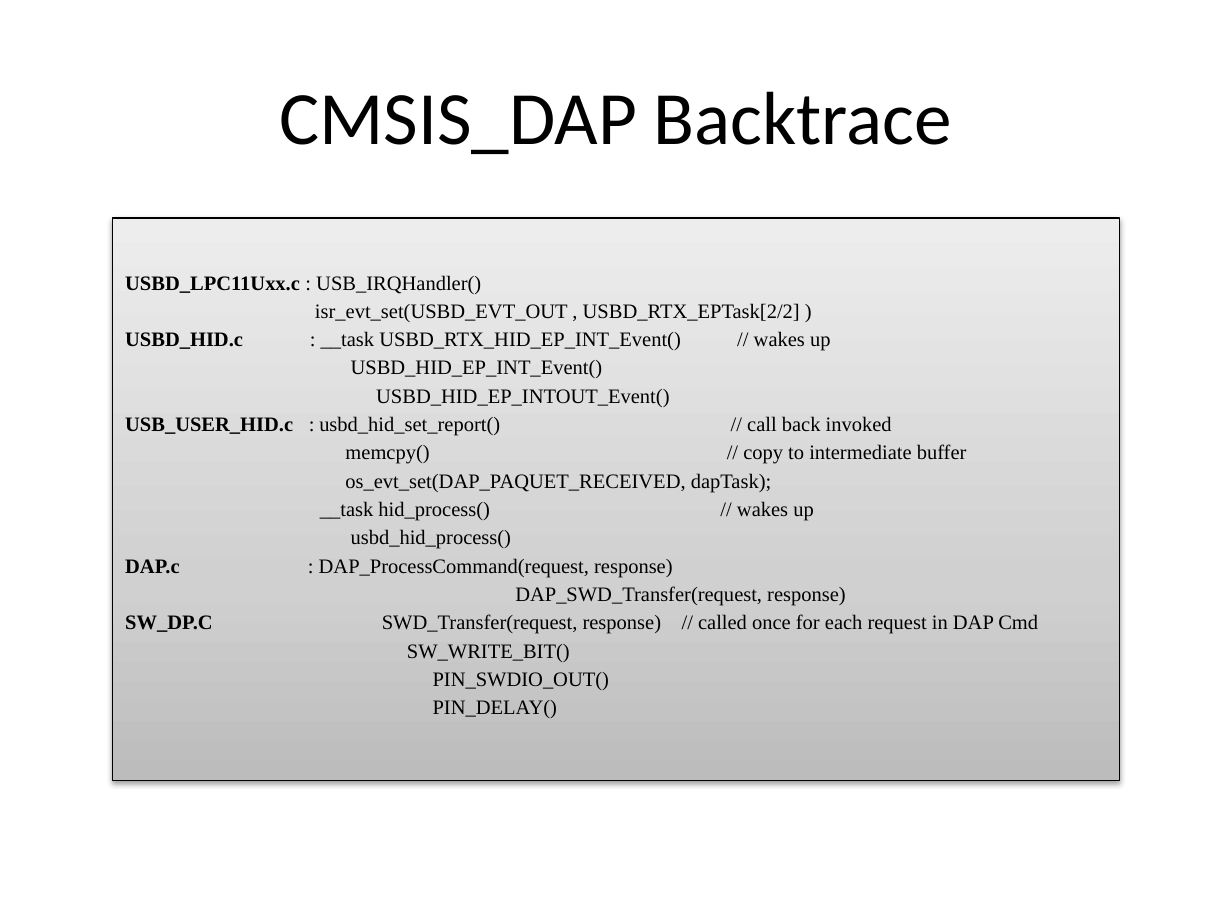
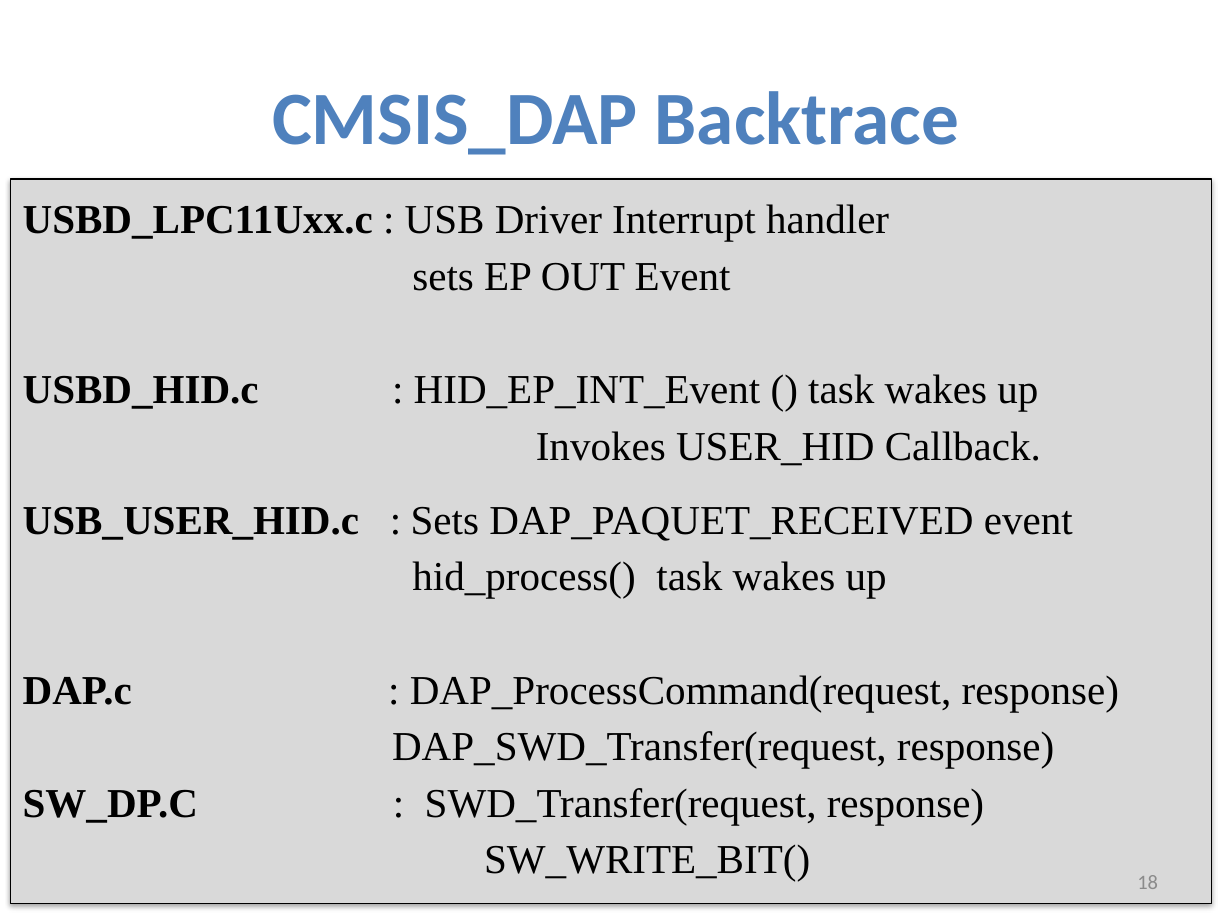
Before and after one commit to kripa15/EmbFW_HW, a slide deck: slide 18 of ThesisReport/StepCommand_ReportPresentation.pptx (slide 14 before the commit). Drawn at 1232x924 pixels with LibreOffice and Linux fonts; fonts in the diff are those of the drawing. Boxes give left, top, right and bottom in pixels: in the first picture for what was removed or moved away, otherwise in the second. Text is boxed around its words. In the diff, an @@ line names an element or a change of style, - is before the commit and + after.

```diff
--- a/ThesisReport/StepCommand_ReportPresentation.pptx
+++ b/ThesisReport/StepCommand_ReportPresentation.pptx
@@ title "CMSIS_DAP Backtrace" at (272, 91, 959, 155): text colour #000000 to #4F81BD, bold on @@
@@ rectangle "USBD_LPC11Uxx.c : USB Driver Interrupt ...": place and size @@
-rectangle "USBD_LPC11Uxx.c : USB Driver Interrupt ..." at (113, 218, 1120, 780)
+rectangle "USBD_LPC11Uxx.c : USB Driver Interrupt ..." at (10, 179, 1211, 903)
@@ rectangle "USBD_LPC11Uxx.c : USB Driver Interrupt ..." at (10, 179, 1211, 903): fill gradient #BDBDBD to #D1D1D1 to #EEEEEE to #D9D9D9 @@
@@ text in rectangle at (23, 204, 1119, 881): text changed; size 12 to 24 pt @@
-USBD_LPC11Uxx.c : USB_IRQHandler()
-isr_evt_set(USBD_EVT_OUT , USBD_RTX_EPTask[2/2] )
-USBD_HID.c : __task USBD_RTX_HID_EP_INT_Event() // wakes up
-USBD_HID_EP_INT_Event()
-USBD_HID_EP_INTOUT_Event()
-USB_USER_HID.c : usbd_hid_set_report() // call back invoked
-memcpy() // copy to intermediate buffer
-os_evt_set(DAP_PAQUET_RECEIVED, dapTask);
-__task hid_process() // wakes up
-usbd_hid_process()
-DAP.c : DAP_ProcessCommand(request, response)
-DAP_SWD_Transfer(request, response)
-SW_DP.C SWD_Transfer(request, response) // called once for each request in DAP Cmd
-SW_WRITE_BIT()
-PIN_SWDIO_OUT()
-PIN_DELAY()
+USBD_LPC11Uxx.c : USB Driver Interrupt handler
+sets EP OUT Event
+USBD_HID.c : HID_EP_INT_Event () task wakes up Invokes USER_HID Callback.
+USB_USER_HID.c : Sets DAP_PAQUET_RECEIVED event
+hid_process() task wakes up
+DAP.c : DAP_ProcessCommand(request, response)
+DAP_SWD_Transfer(request, response)
+SW_DP.C : SWD_Transfer(request, response)
+SW_WRITE_BIT()
@@ page number added at (1137, 875, 1158, 889), 12 pt, text #8C8C8C @@
+18
```
Also in this commit, not shown: 10 other slides changed, 11 slides added, 6 slides removed.
